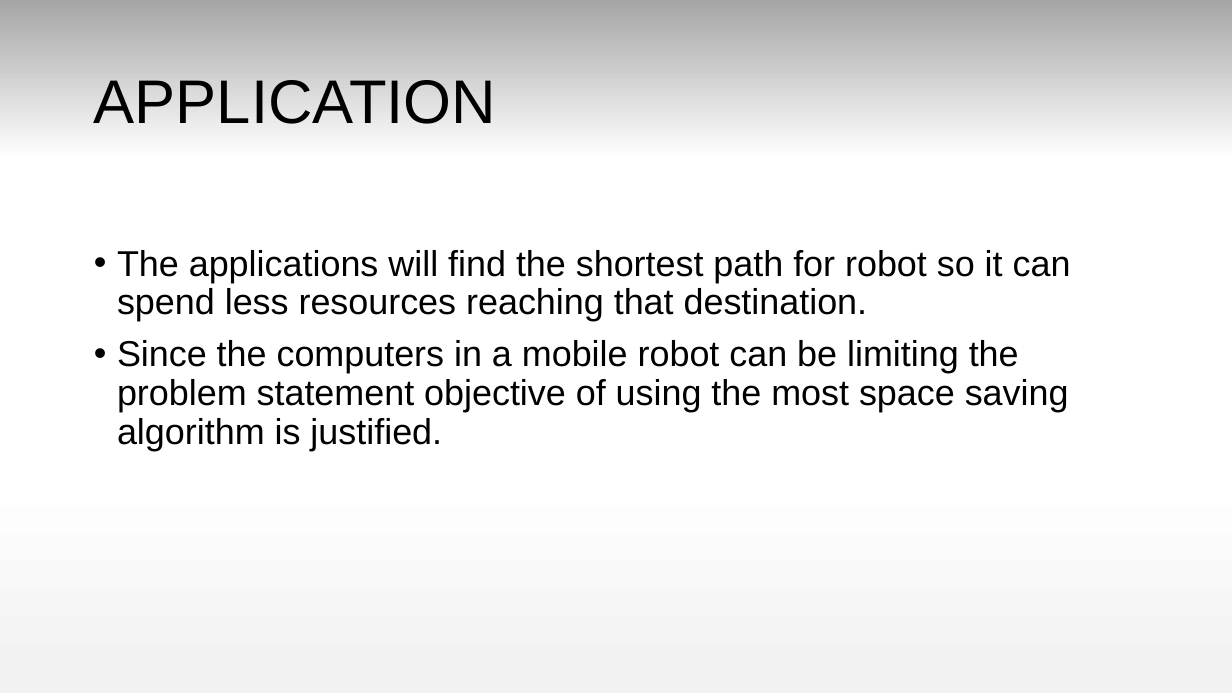
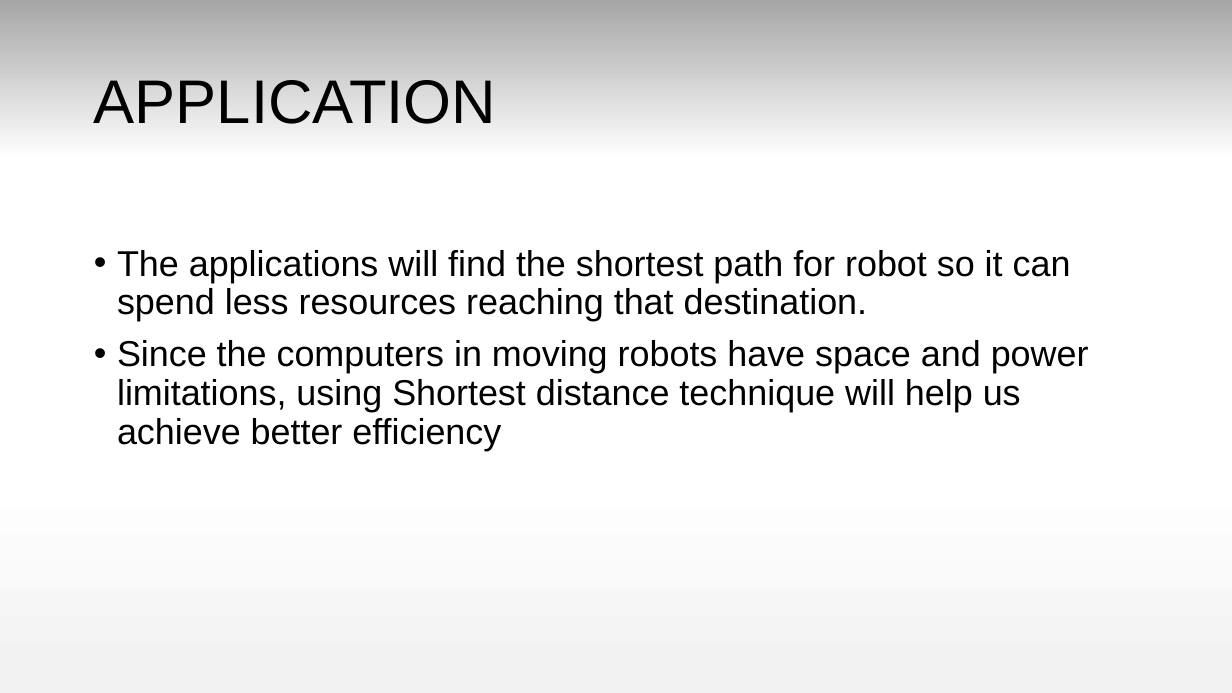
Before and after one commit to lucidcreeper/Space-Efficient-Algorithms-for-Reachability-in-Directed-Geometric-Graph, a slide deck: slide 6 of presentations/daa_review2.pptx. Drawn at 1232x693 pixels with LibreOffice and Linux fonts; fonts in the diff are those of the drawing. Boxes give left, top, right and bottom in pixels: in the first picture for what was removed or moved away, otherwise in the second. Text is boxed around its words. In the diff, an @@ line names an element or a change of style, - is before the commit and + after.

```diff
--- a/presentations/daa_review2.pptx
+++ b/presentations/daa_review2.pptx
@@ text at (117,340,1089,451): text changed @@
-• Since the computers in a mobile robot can be limiting the problem statement objective of using the most space saving algorithm is justified.
+• Since the computers in moving robots have space and power limitations, using Shortest distance technique will help us achieve better efficiency
```
Also in this commit, not shown: 2 other slides changed.
